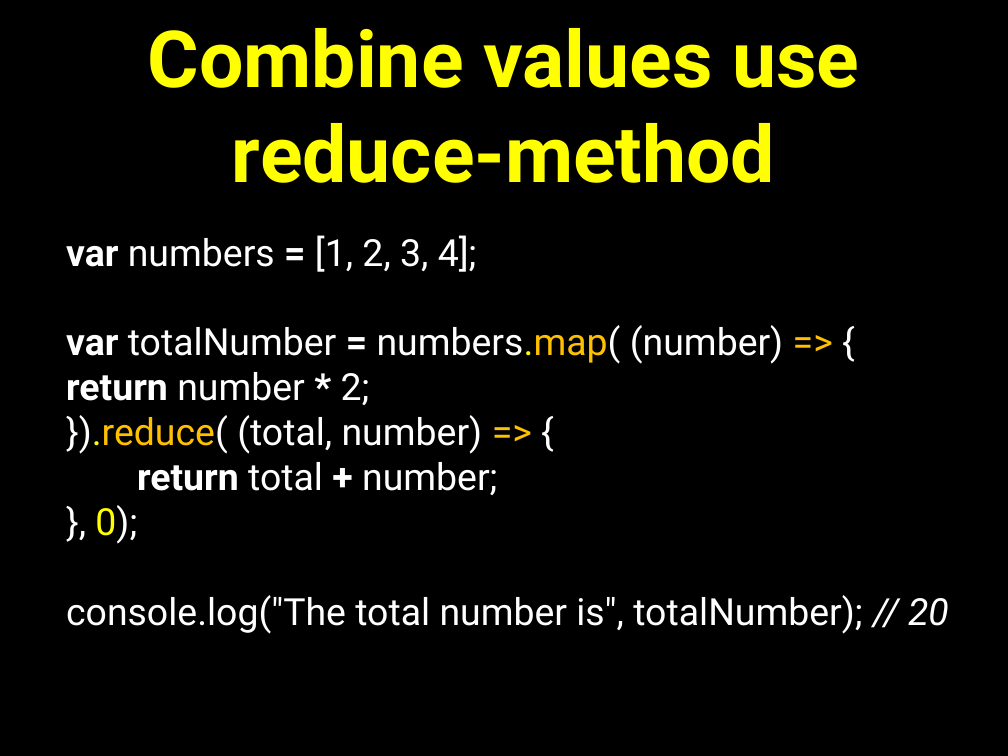
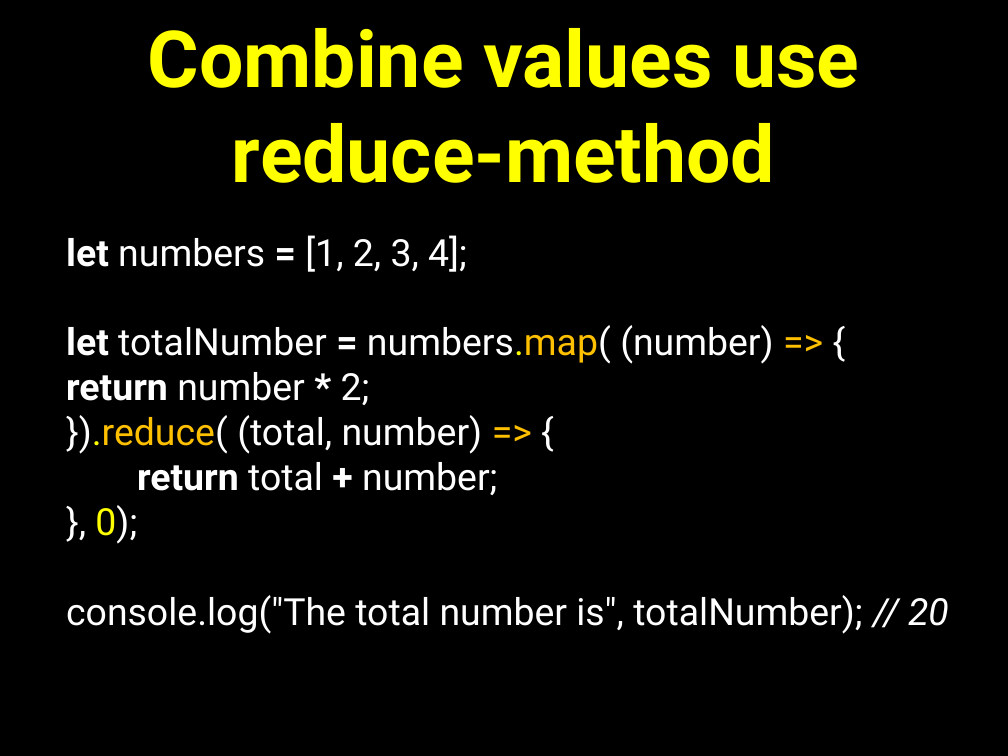
Before and after one commit to petereijgermans11/frontend-cursus, a slide deck: slide 19 of frontend-cursus/ 5 - Functional programmming.pptx. Drawn at 1008x756 pixels with LibreOffice and Linux fonts; fonts in the diff are those of the drawing. Boxes give left, top, right and bottom in pixels: in the first picture for what was removed or moved away, otherwise in the second. Text is boxed around its words. In the diff, an @@ line names an element or a change of style, - is before the commit and + after.

```diff
--- a/frontend-cursus/ 5 - Functional programmming.pptx
+++ b/frontend-cursus/ 5 - Functional programmming.pptx
@@ text at (66, 235, 773, 405): text changed @@
-var numbers = [1, 2, 3, 4];
-var totalNumber = numbers.map( (number) => { return number * 2;
+let numbers = [1, 2, 3, 4];
+let totalNumber = numbers.map( (number) => { return number * 2;
```
Also in this commit, not shown: 11 other slides changed, 1 other file.
